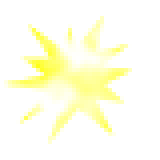
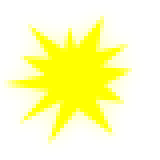
Layer changes from the first 160×160 image to the second:
hid "smoke" over [4, 8, 140, 152]
